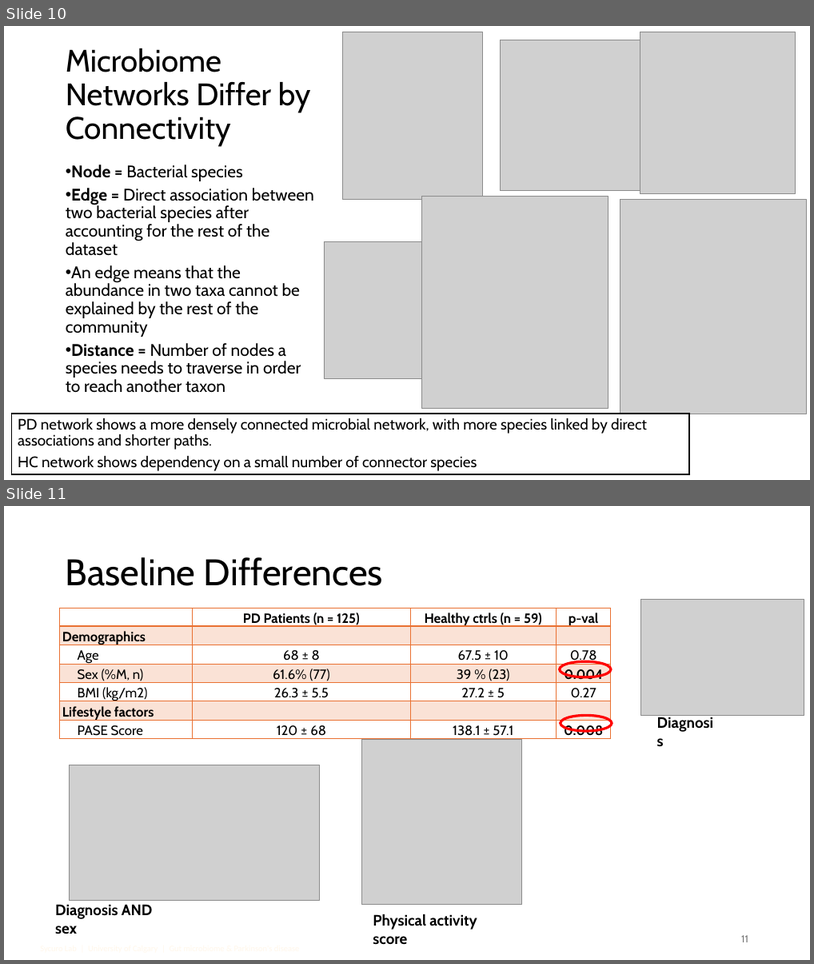
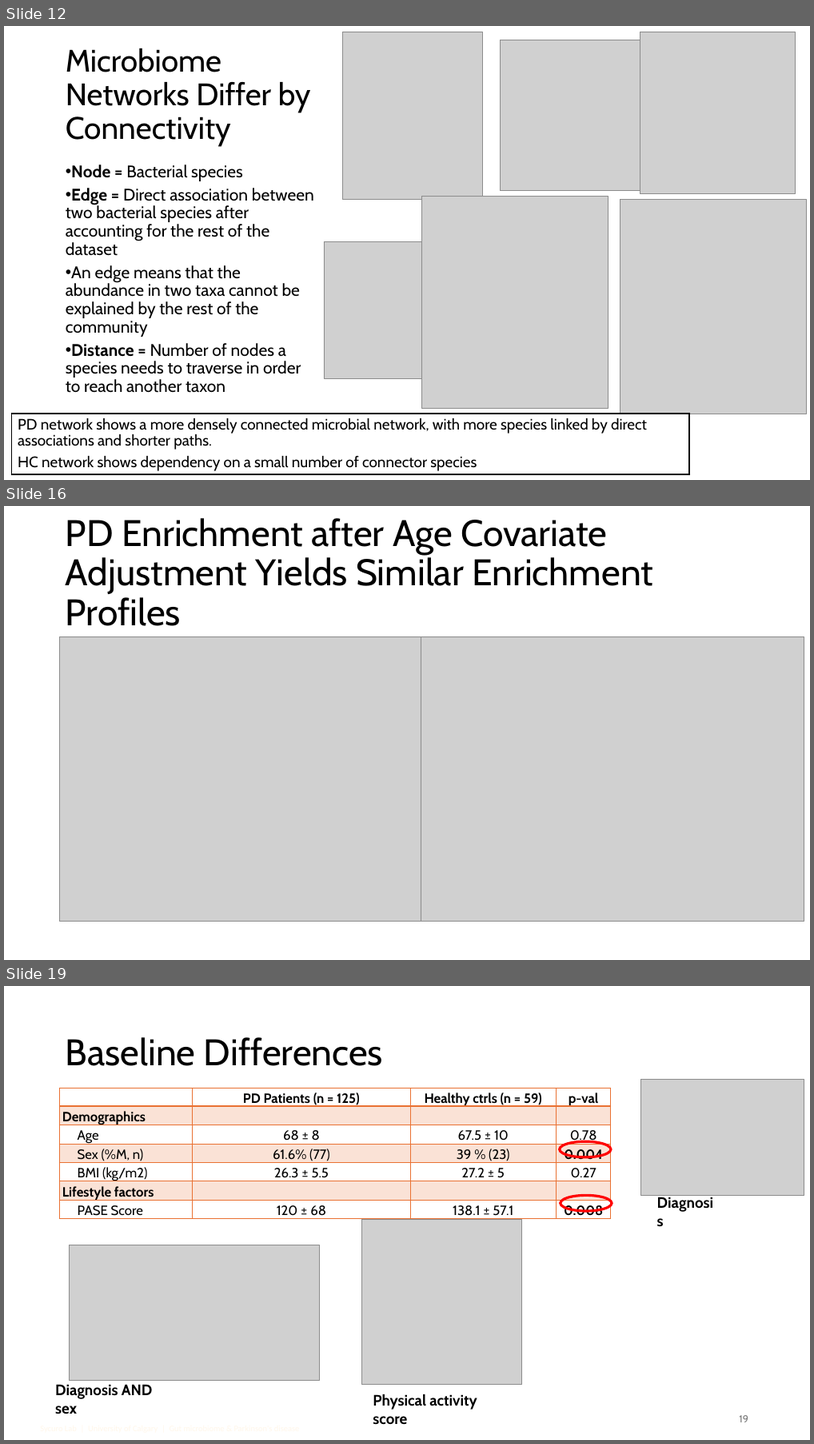
Before and after one commit to dcm9123/MIGUT, a slide deck: PD_update_june_2_2026.pptx. Shown one above the other, each under a label of ours: slides 10 and 11 before the commit, slides 12, 16 and 19 after it; the slides between them are not shown. The pictures are 814x964 and 814x1444 pixels, drawn with LibreOffice and Linux fonts; fonts in the diff are those of the drawing; grey boxes stand for pictures. Boxes give left, top, right and bottom in pixels: in the first picture for what was removed or moved away, otherwise in the second. Text is boxed around its words. In the diff, an @@ line names an element or a change of style, - is before the commit and + after.

```diff
--- a/PD_update_june_2_2026.pptx
+++ b/PD_update_june_2_2026.pptx
@@ slide 16 added at (4,506,810,960), background #FFFFFF @@
@@ title added at (66,518,654,626), 44 pt, text #000000 @@
+PD Enrichment after Age Covariate Adjustment Yields Similar Enrichment Profiles
@@ picture added at (60,636,422,922) @@
@@ picture added at (422,636,804,922) @@
@@ what was slide 10 is now slide 12 @@
@@ what was slide 11 is now slide 19 @@
@@ page number at (739,1415,749,1422): text changed @@
-11
+19
```
Also in this commit, not shown: 7 other slides added, 4 other files.
